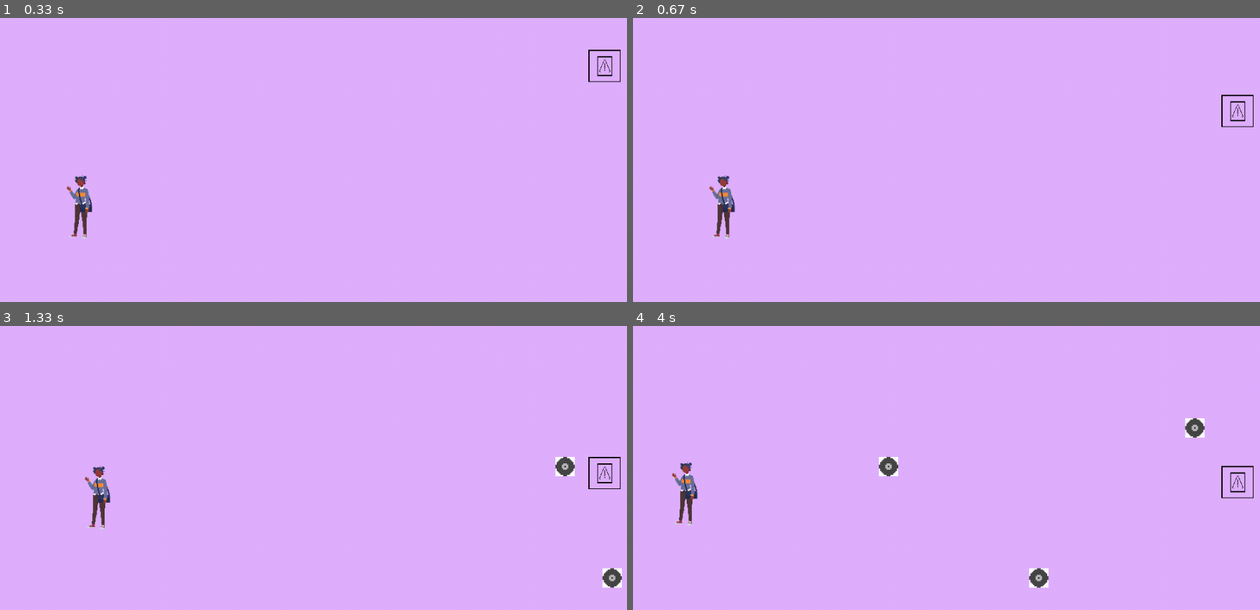
Above: before the commit, frames 1-4 (two rows, left to right).
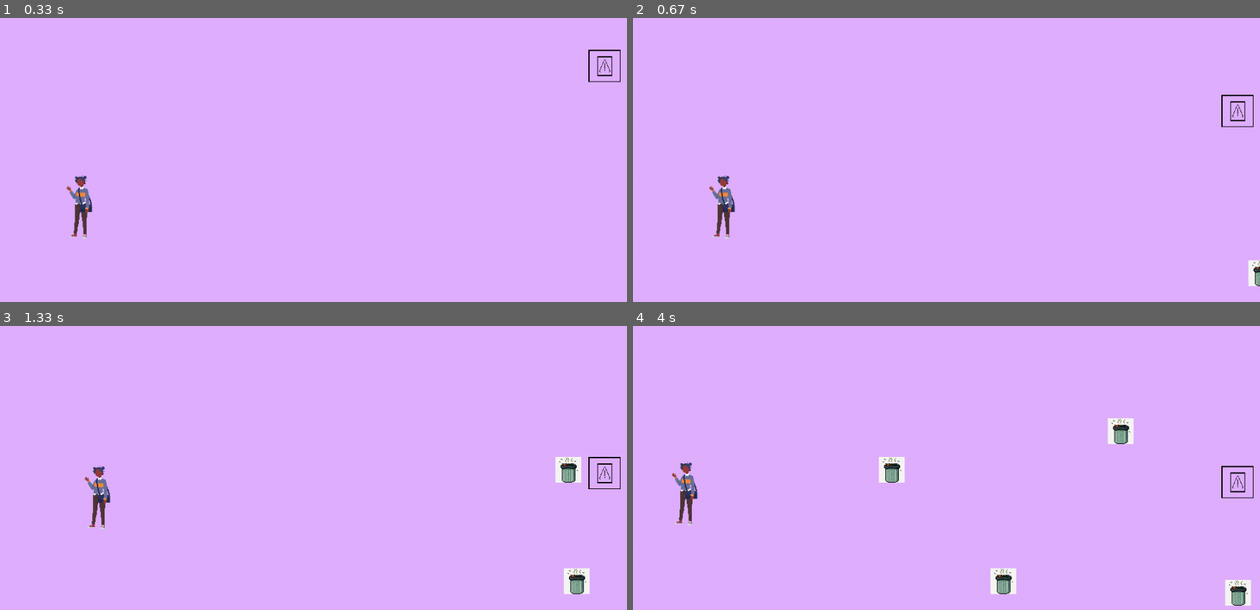
Above: after the commit, the same moments.

Repository: Moon-suny/projet_info_Becile
Game: pygame game, started from Jeu2/mainjeu2.py
Two runs of this game, one before a commit and one after it. Both use one fixed random seed, a clock stepped at 60 frames per second and the inputs below.
Inputs:
- Up to frame 1 (0.33 s): no input
- Up to frame 2 (0.67 s): hold Right from 0.33 s (still down)
- Up to frame 3 (1.33 s): release Right at 0.8 s; hold Up 0.83-1.13 s; hold Right from 1.17 s (still down)
- Up to frame 4 (4 s): release Right at 1.63 s; hold Left 1.67-2.2 s; hold Down 2.23-2.53 s; hold Left 2.57-2.97 s; hold Up 3-3.37 s; hold Right from 3.4 s (still down)

Frame 1 is identical in both runs. In frame 2, 0.2% of the frame differs, in the area x 98-100%, y 85-95%; in frame 3, 0.9%; in frame 4, 1.9%, in the area x 39-99%, y 32-99%.

Commit message:
!!!!!!!!

Diff:
--- a/Jeu2/mainjeu2.py
+++ b/Jeu2/mainjeu2.py
@@ -26,18 +26,18 @@
 dernier_deplacement = pygame.time.get_ticks()
 
 #initialisation des tonneaux à éviter
-tonneau_img = pygame.image.load("jeu2/img/Roue.gif")
+tonneau_img = pygame.image.load("jeu2/img/imgpoubelle.png")
 tonneau_x, tonneau_y = screen_x - 50, screen_y/2
 tonneau_lance = False # savoir si le tonneau est lancer
-tonneau_img = pygame.transform.scale(tonneau_img,(30,30))
+tonneau_img = pygame.transform.scale(tonneau_img,(40,40))
 
 
 # initialisation des obsatcles a éviter
 dechets= []
 dernier_dechet = -1000
-intervalle_dechet = 2000
+intervalle_dechet = 1500
 
-# toute les variables de temps pour le tire du projectile
+ # toute les variables de temps pour le tire du projectile
 chargement_tire = 1000
 dernier_tire = 0
 
@@ -115,6 +115,12 @@
         pygame.time.delay (1000)
         running = False
 
+ #fin du jeu après 30 secondes
+    if pygame.time.get_ticks() > 30000 :
+        print("win")
+        pygame.time.delay(1000)
+        running = False
+
     # Affichage
     screen.fill((224, 176, 255 ))
     screen.blit(player_img, (player_x, player_y))
Binary file removed: Jeu2/img/Roue.gif
Binary file added: Jeu2/img/imgpoubelle.png
Binary file added: Jeu2/img/poubelle_1.jpg
Binary file added: Jeu2/img/poubelle_2.jpg
